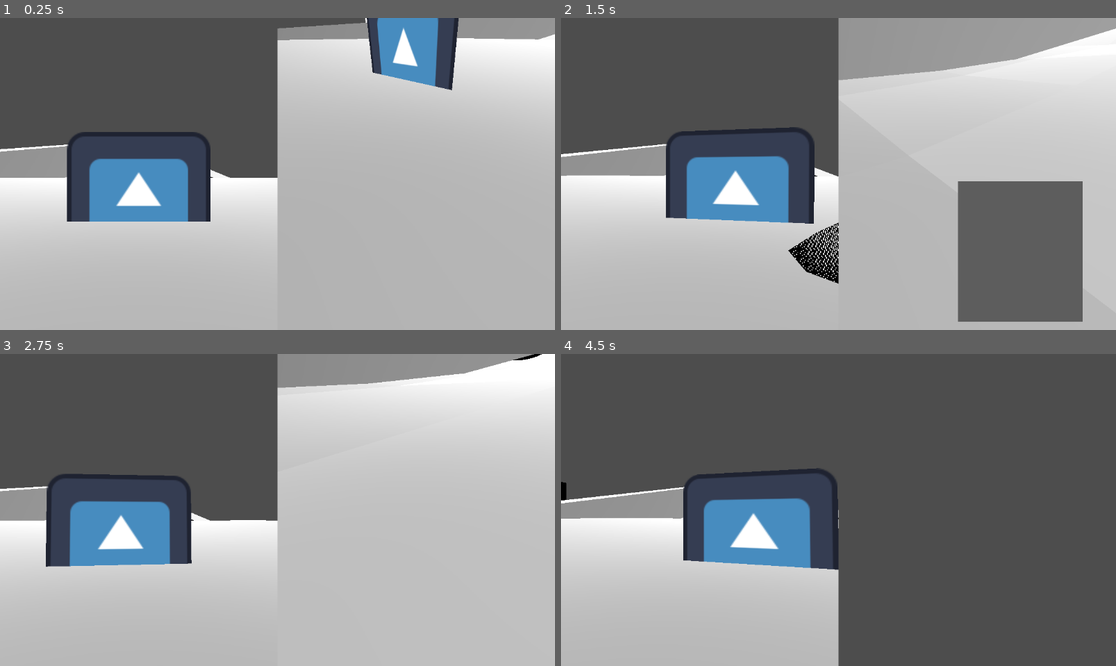
Above: before the commit, frames 1-4 (two rows, left to right).
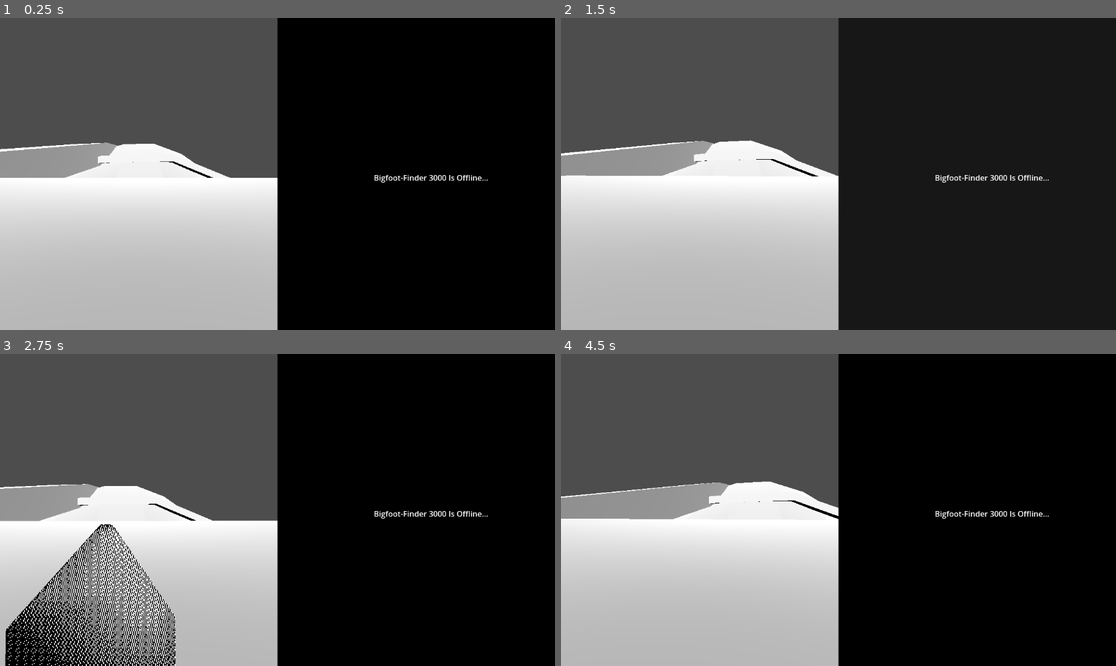
Above: after the commit, the same moments.

Repository: Just-a-Bee/bigfoot
Game: Godot game, scene res://UI Scenes/main.tscn
The game is run twice, just before and just after one commit, with the same random seed, the same clock (stepped at 60 frames per second) and the same inputs. The engine's default icon, where the game draws it, is replaced by a stand-in: a white triangle on a blue panel in a dark square.
Inputs (mouse positions are in pixels of both pictures, inside the frame that each line leads up to):
- Up to frame 1 (0.25 s): no input
- Up to frame 2 (1.5 s): move the mouse to (866, 174) at 0.52 s; hold Space (drone_picture) 0.53-1.28 s; hold W (drone_forward) from 0.53 s (still down); click (866, 174) at 0.8 s; move the mouse to (810, 174) at 1.27 s; click (810, 174) at 1.35 s
- Up to frame 3 (2.75 s): keep holding W (drone_forward); right-click (249, 510) at 1.55 s; move the mouse to (288, 503) at 2.02 s; hold Right mouse button (toggle_drone, bound only after the comm… from 2.03 s (still down); click (288, 503) at 2.17 s; tap Space (drone_picture) at 2.3 s
- Up to frame 4 (4.5 s): keep holding W (drone_forward); move the mouse to (832, 516) at 2.77 s; release Right mouse button (toggle_drone, bound only after the comm… at 2.78 s; tap Space (drone_picture) at 2.85 s; click (832, 516) at 3.05 s; move the mouse to (877, 513) at 3.52 s; press the mouse at (877, 513) at 3.53 s; right-click (877, 513) at 3.8 s; move the mouse to (794, 506) at 4.27 s; release the mouse at (794, 506) at 4.28 s; right-click (794, 506) at 4.35 s; click (794, 506) at 4.42 s

The runs differ from the first frame. In frame 1, 56% of the frame differs, in the area x 12-100%, y 0-100%; in frame 2, 58%; in frame 3, 64%, in the area x 0-100%, y 0-100%; in frame 4, 58%.

Commit message:
Added toggling of drone so that player can move instead. Reorganized main scene to be more sensible. Fixed player picture animation

Diff:
--- a/Actors/drone.gd
+++ b/Actors/drone.gd
@@ -1,19 +1,19 @@
 extends CharacterBody3D
 
-@export var picture_test:Node
+var active = false
 
 # speed vars
-var horizontal_acc = 3
+var horizontal_acc = 6
 var vertical_acc = 3
-var turn_acc = 1
+var turn_acc = 2
 # movement max speeds
-var horizontal_max = 5
+var horizontal_max = 6
 var vertical_max = 5
-var turn_max = 1
+var turn_max = 3
 # slowing down vars
 var gravity = 1
-var air_resistance = .4
-var turn_slowing = .1
+var air_resistance = 2
+var turn_slowing = .5
 
 var turn_velocity = 0 # current turning velocity
 
@@ -24,11 +24,14 @@
 	pass # Replace with function body.
 
 func _physics_process(delta):
+	if not active:
+		return
+
 	# Do player movement
 	var move_axis = get_move_axis()
 
 	# do turning
-	turn_velocity = move_toward(turn_velocity, move_axis.x, turn_acc * delta)
+	turn_velocity = move_toward(turn_velocity, turn_max * move_axis.x, turn_acc * delta)
 	rotation.y += turn_velocity # rotate left/right
 
 	# do forward/back
--- a/Actors/player.gd
+++ b/Actors/player.gd
@@ -1,6 +1,9 @@
-extends Node3D
+extends CharacterBody3D
 
+var speed = 1
 var mouse_sens = .003
+
+var active = true
 
 func _ready():
 	MouseMotion.mouse_moved.connect(rotate_camera)
@@ -8,3 +11,23 @@
 func rotate_camera(displacement):
 	rotation.x += -displacement.y*mouse_sens
 	rotation.y += -displacement.x*mouse_sens
+
+func _physics_process(_delta):
+	if active:
+		var move_dir = get_input_axis()
+		move_dir = move_dir.rotated(Vector3.UP, rotation.y)
+
+		velocity = move_dir * speed
+		move_and_slide()
+
+func get_input_axis():
+	var axis = Vector3.ZERO
+	if Input.is_action_pressed("drone_forward"):
+		axis.z -= 1
+	if Input.is_action_pressed("drone_back"):
+		axis.z += 1
+	if Input.is_action_pressed("drone_left"):
+		axis.x -= 1
+	if Input.is_action_pressed("drone_right"):
+		axis.x += 1
+	return axis.normalized()
--- a/Actors/player.tscn
+++ b/Actors/player.tscn
@@ -2,7 +2,8 @@
 
 [ext_resource type="Script" path="res://Actors/player.gd" id="1_id402"]
 
-[node name="Player" type="Node3D"]
+[node name="Player" type="CharacterBody3D"]
 script = ExtResource("1_id402")
 
 [node name="Camera3D" type="Camera3D" parent="."]
+current = true
--- a/UI Scenes/main.gd
+++ b/UI Scenes/main.gd
@@ -1,23 +1,27 @@
 extends Control
 
-@onready var player_viewport = $Control/SubViewportContainer/SubViewport
-@onready var drone_viewport = $Control/CenterContainer/SubViewportContainer2/SubViewport
+@onready var player_viewport = $PlayerViewport/SubViewport
+@onready var drone_viewport = $DroneViewport/SubViewport
 
 @onready var cam_picture = $Picture
-@onready var anim = $PicutreAnim
+@onready var anim = $PictureAnim
 @onready var picture_cooldown = $PictureCooldown
 
-# Called when the node enters the scene tree for the first time.
-func _ready():
-	pass # Replace with function body.
+@onready var player = $PlayerViewport/SubViewport/Player
+@onready var drone = $DroneViewport/SubViewport/Drone
+var is_drone_active
+
+func _input(event):
+	if event.is_action_pressed("toggle_drone"):
+		is_drone_active = not is_drone_active
+		if is_drone_active:
+			drone.active = true
+			$DroneOff.hide()
+		else:
+			player.active = true
+			$DroneOff.show()
 
 
-# Called every frame. 'delta' is the elapsed time since the previous frame.
-func _process(delta):
-	pass
-
-
-func _input(event):
 	if picture_cooldown.is_stopped():
 		if event.is_action_pressed("drone_picture"):
 			var texture = drone_viewport.get_texture().get_image()
--- a/UI Scenes/main.tscn
+++ b/UI Scenes/main.tscn
@@ -12,64 +12,13 @@
 [sub_resource type="GradientTexture1D" id="GradientTexture1D_mbh72"]
 gradient = SubResource("Gradient_jlgqq")
 
-[sub_resource type="Animation" id="Animation_a1tmx"]
-length = 0.001
-tracks/0/type = "value"
-tracks/0/imported = false
-tracks/0/enabled = true
-tracks/0/path = NodePath("../../CameraShutter:modulate")
-tracks/0/interp = 1
-tracks/0/loop_wrap = true
-tracks/0/keys = {
-"times": PackedFloat32Array(0),
-"transitions": PackedFloat32Array(1),
-"update": 0,
-"values": [Color(1, 1, 1, 1)]
-}
-tracks/1/type = "value"
-tracks/1/imported = false
-tracks/1/enabled = true
-tracks/1/path = NodePath("../../CameraShutter:visible")
-tracks/1/interp = 1
-tracks/1/loop_wrap = true
-tracks/1/keys = {
-"times": PackedFloat32Array(0),
-"transitions": PackedFloat32Array(1),
-"update": 1,
-"values": [false]
-}
-tracks/2/type = "value"
-tracks/2/imported = false
-tracks/2/enabled = true
-tracks/2/path = NodePath("../../Picture:position")
-tracks/2/interp = 1
-tracks/2/loop_wrap = true
-tracks/2/keys = {
-"times": PackedFloat32Array(0),
-"transitions": PackedFloat32Array(1),
-"update": 0,
-"values": [Vector2(815, 655)]
-}
-tracks/3/type = "value"
-tracks/3/imported = false
-tracks/3/enabled = true
-tracks/3/path = NodePath("../../CameraShutter:position")
-tracks/3/interp = 1
-tracks/3/loop_wrap = true
-tracks/3/keys = {
-"times": PackedFloat32Array(0),
-"transitions": PackedFloat32Array(1),
-"update": 0,
-"values": [Vector2(576, 0)]
-}
-
-[sub_resource type="Animation" id="Animation_mex73"]
+[sub_resource type="Animation" id="Animation_21thn"]
 resource_name = "drone_picture"
 length = 1.3
 tracks/0/type = "value"
 tracks/0/imported = false
 tracks/0/enabled = true
-tracks/0/path = NodePath("../../CameraShutter:modulate")
+tracks/0/path = NodePath("CameraShutter:modulate")
 tracks/0/interp = 1
 tracks/0/loop_wrap = true
 tracks/0/keys = {
@@ -81,47 +30,35 @@
 tracks/1/type = "value"
 tracks/1/imported = false
 tracks/1/enabled = true
-tracks/1/path = NodePath("../../CameraShutter:visible")
+tracks/1/path = NodePath("CameraShutter:position")
 tracks/1/interp = 1
 tracks/1/loop_wrap = true
 tracks/1/keys = {
-"times": PackedFloat32Array(0, 1),
-"transitions": PackedFloat32Array(1, 1),
-"update": 1,
-"values": [true, false]
-}
-tracks/2/type = "value"
-tracks/2/imported = false
-tracks/2/enabled = true
-tracks/2/path = NodePath("../../Picture:position")
-tracks/2/interp = 1
-tracks/2/loop_wrap = true
-tracks/2/keys = {
-"times": PackedFloat32Array(0, 0.2, 0.366667, 1.16667, 1.26667),
-"transitions": PackedFloat32Array(1, 1, 1, 1, 1),
-"update": 0,
-"values": [Vector2(815, 655), Vector2(815, 655), Vector2(824, 339), Vector2(824, 339), Vector2(1218, 338)]
-}
-tracks/3/type = "value"
-tracks/3/imported = false
-tracks/3/enabled = true
-tracks/3/path = NodePath("../../CameraShutter:position")
-tracks/3/interp = 1
-tracks/3/loop_wrap = true
-tracks/3/keys = {
 "times": PackedFloat32Array(0),
 "transitions": PackedFloat32Array(1),
 "update": 0,
 "values": [Vector2(576, 0)]
 }
+tracks/2/type = "value"
+tracks/2/imported = false
+tracks/2/enabled = true
+tracks/2/path = NodePath("Picture:position")
+tracks/2/interp = 1
+tracks/2/loop_wrap = true
+tracks/2/keys = {
+"times": PackedFloat32Array(-3.33786e-06, 0.199997, 0.366664, 1.16667, 1.26667),
+"transitions": PackedFloat32Array(1, 1, 1, 1, 1),
+"update": 0,
+"values": [Vector2(815, 655), Vector2(815, 655), Vector2(824, 339), Vector2(824, 339), Vector2(1218, 338)]
+}
 
-[sub_resource type="Animation" id="Animation_d2auc"]
+[sub_resource type="Animation" id="Animation_uapu7"]
 resource_name = "player_picture"
 length = 1.3
 tracks/0/type = "value"
 tracks/0/imported = false
 tracks/0/enabled = true
-tracks/0/path = NodePath("../../CameraShutter:modulate")
+tracks/0/path = NodePath("CameraShutter:modulate")
 tracks/0/interp = 1
 tracks/0/loop_wrap = true
 tracks/0/keys = {
@@ -133,117 +70,91 @@
 tracks/1/type = "value"
 tracks/1/imported = false
 tracks/1/enabled = true
-tracks/1/path = NodePath("../../CameraShutter:visible")
+tracks/1/path = NodePath("CameraShutter:position")
 tracks/1/interp = 1
 tracks/1/loop_wrap = true
 tracks/1/keys = {
-"times": PackedFloat32Array(0, 1),
-"transitions": PackedFloat32Array(1, 1),
-"update": 1,
-"values": [true, false]
-}
-tracks/2/type = "value"
-tracks/2/imported = false
-tracks/2/enabled = true
-tracks/2/path = NodePath("../../CameraShutter:position")
-tracks/2/interp = 1
-tracks/2/loop_wrap = true
-tracks/2/keys = {
 "times": PackedFloat32Array(0),
 "transitions": PackedFloat32Array(1),
 "update": 0,
 "values": [Vector2(0, 0)]
 }
-tracks/3/type = "value"
-tracks/3/imported = false
-tracks/3/enabled = true
-tracks/3/path = NodePath("../../Picture:position")
-tracks/3/interp = 1
-tracks/3/loop_wrap = true
-tracks/3/keys = {
+tracks/2/type = "value"
+tracks/2/imported = false
+tracks/2/enabled = true
+tracks/2/path = NodePath("Picture:position")
+tracks/2/interp = 1
+tracks/2/loop_wrap = true
+tracks/2/keys = {
 "times": PackedFloat32Array(0, 0.2, 0.366667, 1.16667, 1.26667),
 "transitions": PackedFloat32Array(1, 1, 1, 1, 1),
 "update": 0,
-"values": [Vector2(167, 655), Vector2(167, 655), Vector2(167, 339), Vector2(167, 339), Vector2(-227, 338)]
+"values": [Vector2(80, 655), Vector2(80, 655), Vector2(80, 339), Vector2(80, 339), Vector2(-314, 338)]
 }
 
-[sub_resource type="AnimationLibrary" id="AnimationLibrary_yu8hd"]
+[sub_resource type="AnimationLibrary" id="AnimationLibrary_111hc"]
 _data = {
-"RESET": SubResource("Animation_a1tmx"),
-"drone_picture": SubResource("Animation_mex73"),
-"player_picture": SubResource("Animation_d2auc")
+"drone_picture": SubResource("Animation_21thn"),
+"player_picture": SubResource("Animation_uapu7")
 }
+
+[sub_resource type="StyleBoxFlat" id="StyleBoxFlat_rtt6p"]
+bg_color = Color(0, 0, 0, 1)
 
 [node name="Control" type="Control"]
 layout_mode = 3
 anchors_preset = 0
 script = ExtResource("1_s1t7p")
 
-[node name="Control" type="HBoxContainer" parent="."]
-layout_mode = 1
-anchors_preset = 15
-anchor_right = 1.0
-anchor_bottom = 1.0
-offset_right = 1152.0
-offset_bottom = 648.0
-grow_horizontal = 2
-grow_vertical = 2
-theme_override_constants/separation = 0
-
-[node name="SubViewportContainer" type="SubViewportContainer" parent="Control"]
+[node name="PlayerViewport" type="SubViewportContainer" parent="."]
 custom_minimum_size = Vector2(576, 648)
 layout_mode = 2
+offset_right = 576.0
+offset_bottom = 648.0
 size_flags_horizontal = 3
 stretch = true
 
-[node name="SubViewport" type="SubViewport" parent="Control/SubViewportContainer"]
+[node name="SubViewport" type="SubViewport" parent="PlayerViewport"]
 handle_input_locally = false
 size = Vector2i(576, 648)
 render_target_update_mode = 4
 
-[node name="Sprite3D" type="Sprite3D" parent="Control/SubViewportContainer/SubViewport"]
-transform = Transform3D(1, 0, 0, 0, 1, 0, 0, 0, 1, 0, -0.26507, 0)
-texture = ExtResource("1_4x1cm")
-
-[node name="Player" parent="Control/SubViewportContainer/SubViewport" instance=ExtResource("2_b2ier")]
+[node name="Player" parent="PlayerViewport/SubViewport" instance=ExtResource("2_b2ier")]
 transform = Transform3D(1, 0, 0, 0, 1, 0, 0, 0, 1, 0, 0, 1.81554)
 
-[node name="CenterContainer" type="CenterContainer" parent="Control"]
-layout_mode = 2
-size_flags_horizontal = 3
-
-[node name="SubViewportContainer2" type="SubViewportContainer" parent="Control/CenterContainer"]
+[node name="DroneViewport" type="SubViewportContainer" parent="."]
 custom_minimum_size = Vector2(576, 648)
 layout_mode = 2
+offset_left = 576.0
+offset_right = 1152.0
+offset_bottom = 648.0
 size_flags_horizontal = 3
 stretch = true
 
-[node name="SubViewport" type="SubViewport" parent="Control/CenterContainer/SubViewportContainer2"]
+[node name="SubViewport" type="SubViewport" parent="DroneViewport"]
 handle_input_locally = false
 size = Vector2i(576, 648)
 render_target_update_mode = 4
 
-[node name="Drone" parent="Control/CenterContainer/SubViewportContainer2/SubViewport" node_paths=PackedStringArray("picture_test") instance=ExtResource("2_a8v2p")]
+[node name="Drone" parent="DroneViewport/SubViewport" instance=ExtResource("2_a8v2p")]
 transform = Transform3D(0.659333, 0, 0.751851, 0, 1, 0, -0.751851, 0, 0.659333, 1.81583, 0, 1.43504)
-picture_test = NodePath("../../../../../Picture")
 
 [node name="Picture" type="TextureRect" parent="."]
 custom_minimum_size = Vector2(576, 648)
 layout_mode = 0
-offset_left = 815.0
-offset_top = 655.0
-offset_right = 1391.0
-offset_bottom = 1303.0
+offset_left = -314.0
+offset_top = 338.0
+offset_right = 262.0
+offset_bottom = 986.0
 scale = Vector2(0.45, 0.45)
 texture = ExtResource("1_4x1cm")
 
 [node name="CameraShutter" type="TextureRect" parent="."]
-visible = false
+modulate = Color(1, 1, 1, 0)
 z_index = 1
 custom_minimum_size = Vector2(576, 648)
 layout_mode = 0
-offset_left = 576.0
-offset_right = 1152.0
+offset_right = 576.0
 offset_bottom = 648.0
 texture = SubResource("GradientTexture1D_mbh72")
 
@@ -251,10 +162,25 @@
 wait_time = 2.0
 one_shot = true
 
-[node name="PicutreAnim" type="AnimationPlayer" parent="."]
-root_node = NodePath("../Control/CenterContainer")
+[node name="PictureAnim" type="AnimationPlayer" parent="."]
 libraries = {
-"": SubResource("AnimationLibrary_yu8hd")
+"": SubResource("AnimationLibrary_111hc")
 }
 
 [node name="3d world" parent="." instance=ExtResource("5_yoool")]
+
+[node name="DroneOff" type="Panel" parent="."]
+custom_minimum_size = Vector2(576, 648)
+layout_mode = 0
+offset_left = 576.0
+offset_right = 1152.0
+offset_bottom = 648.0
+theme_override_styles/panel = SubResource("StyleBoxFlat_rtt6p")
+
+[node name="Label" type="Label" parent="DroneOff"]
+layout_mode = 0
+offset_left = 200.0
+offset_top = 320.0
+offset_right = 438.0
+offset_bottom = 343.0
+text = "Bigfoot-Finder 3000 Is Offline..."
--- a/project.godot
+++ b/project.godot
@@ -56,3 +56,8 @@
 "events": [Object(InputEventMouseButton,"resource_local_to_scene":false,"resource_name":"","device":-1,"window_id":0,"a …(253 unchanged characters)…
 ]
 }
+toggle_drone={
+"deadzone": 0.5,
+"events": [Object(InputEventMouseButton,"resource_local_to_scene":false,"resource_name":"","device":-1,"window_id":0,"alt_pressed":false,"shift_pressed":false,"ctrl_pressed":false,"meta_pressed":false,"button_mask":0,"position":Vector2(0, 0),"global_position":Vector2(0, 0),"factor":1.0,"button_index":2,"canceled":false,"pressed":false,"double_click":false,"script":null)
+]
+}
